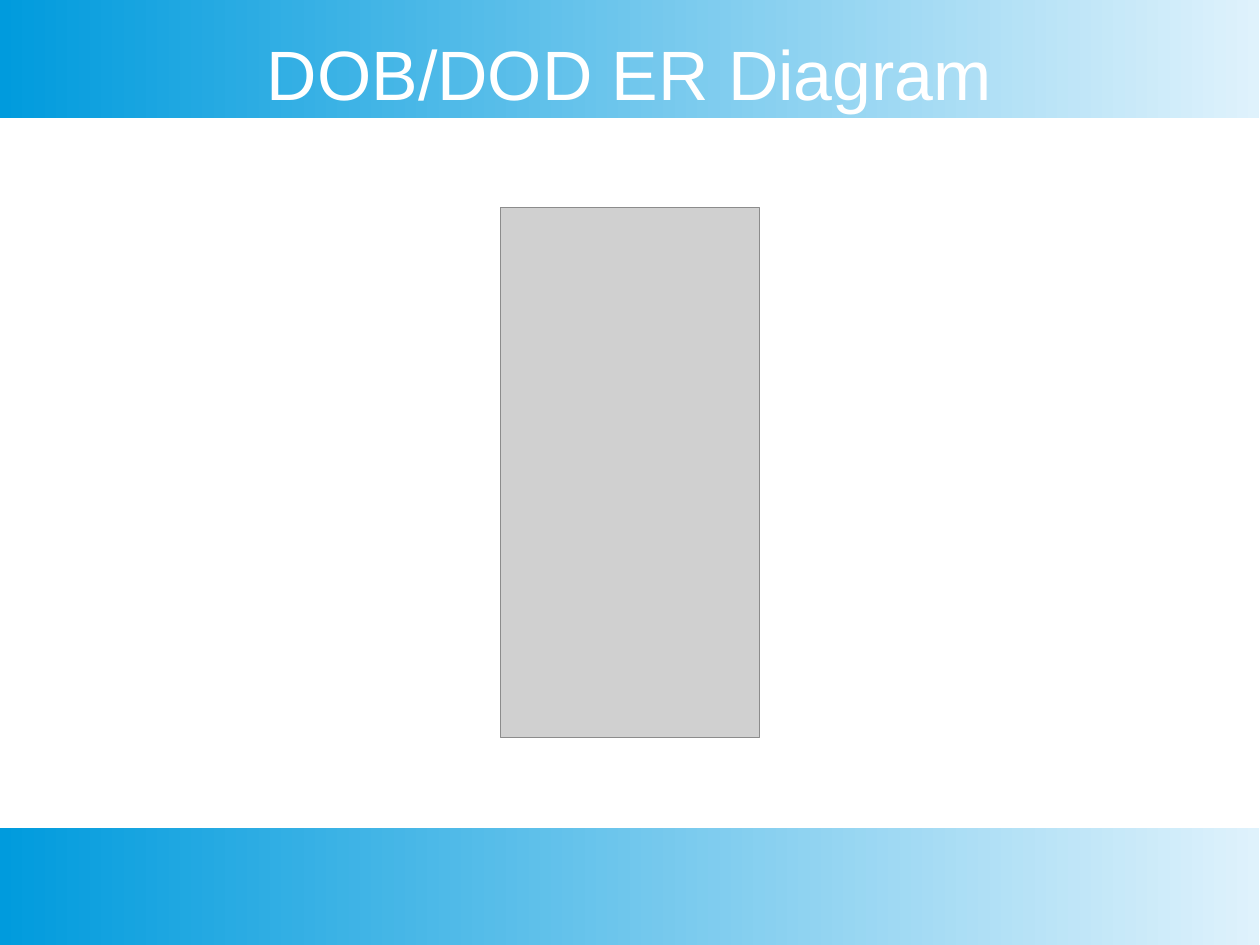
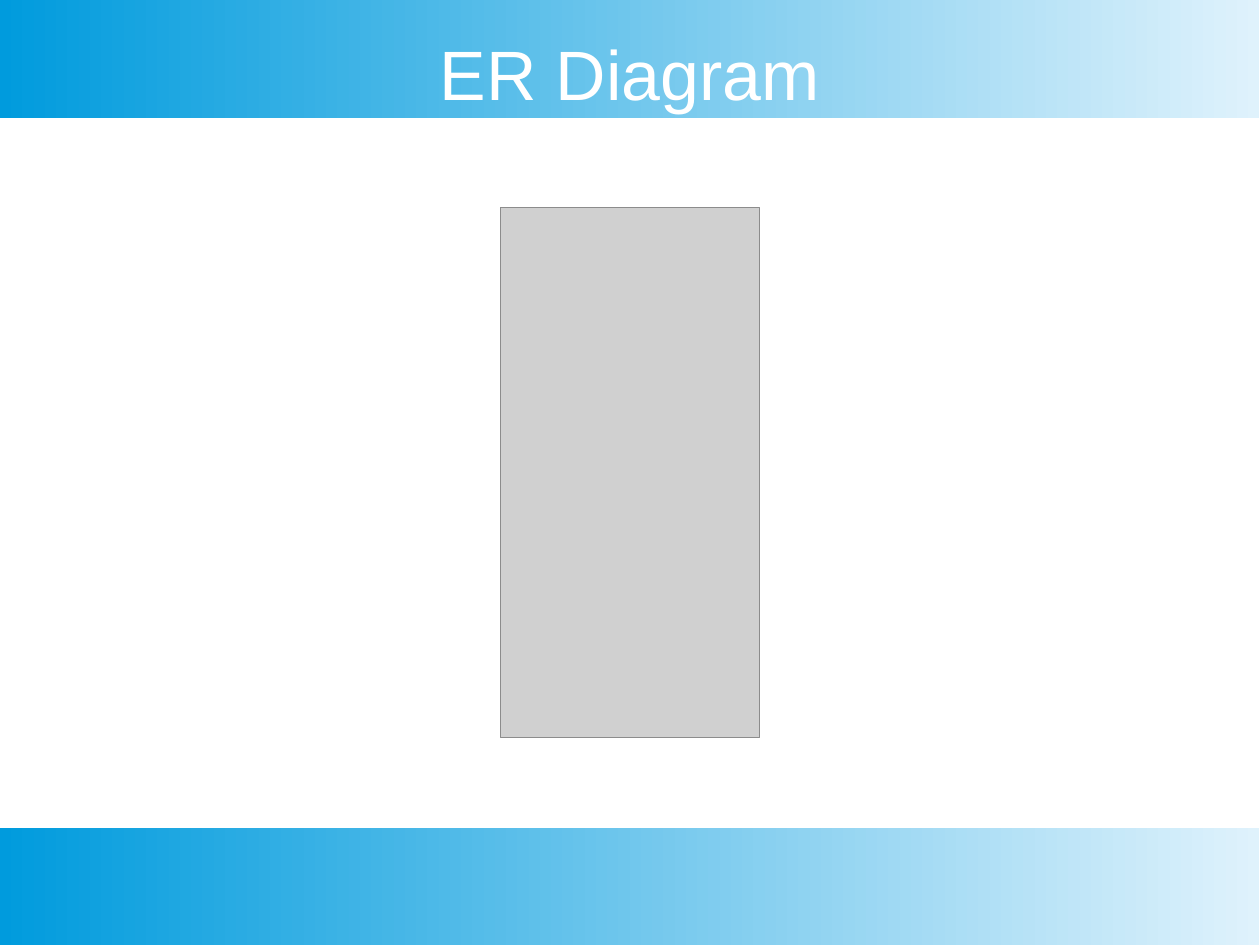
Before and after one commit to Dowens00/veteransmuseum, a slide deck: slide 14 of MiscFiles/Final Presentation V2.pptx. Drawn at 1260x945 pixels with LibreOffice and Linux fonts; fonts in the diff are those of the drawing; grey boxes stand for pictures. Boxes give left, top, right and bottom in pixels: in the first picture for what was removed or moved away, otherwise in the second. Text is boxed around its words. In the diff, an @@ line names an element or a change of style, - is before the commit and + after.

```diff
--- a/MiscFiles/Final Presentation V2.pptx
+++ b/MiscFiles/Final Presentation V2.pptx
@@ title at [440, 49, 820, 113]: text changed @@
-DOB/DOD ER Diagram
+ER Diagram
```
Also in this commit, not shown: 2 other slides changed, 1 slide added, 1 other file.
